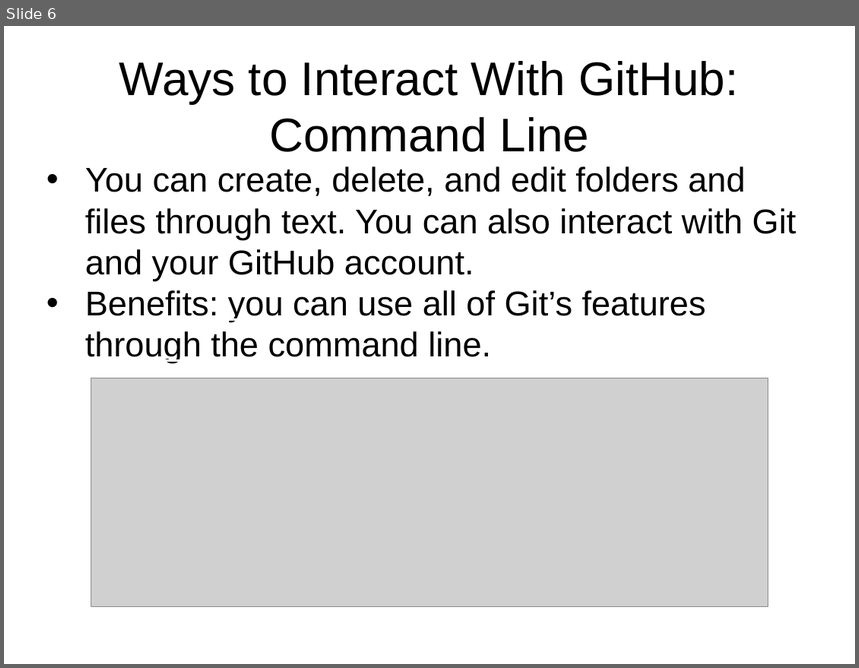
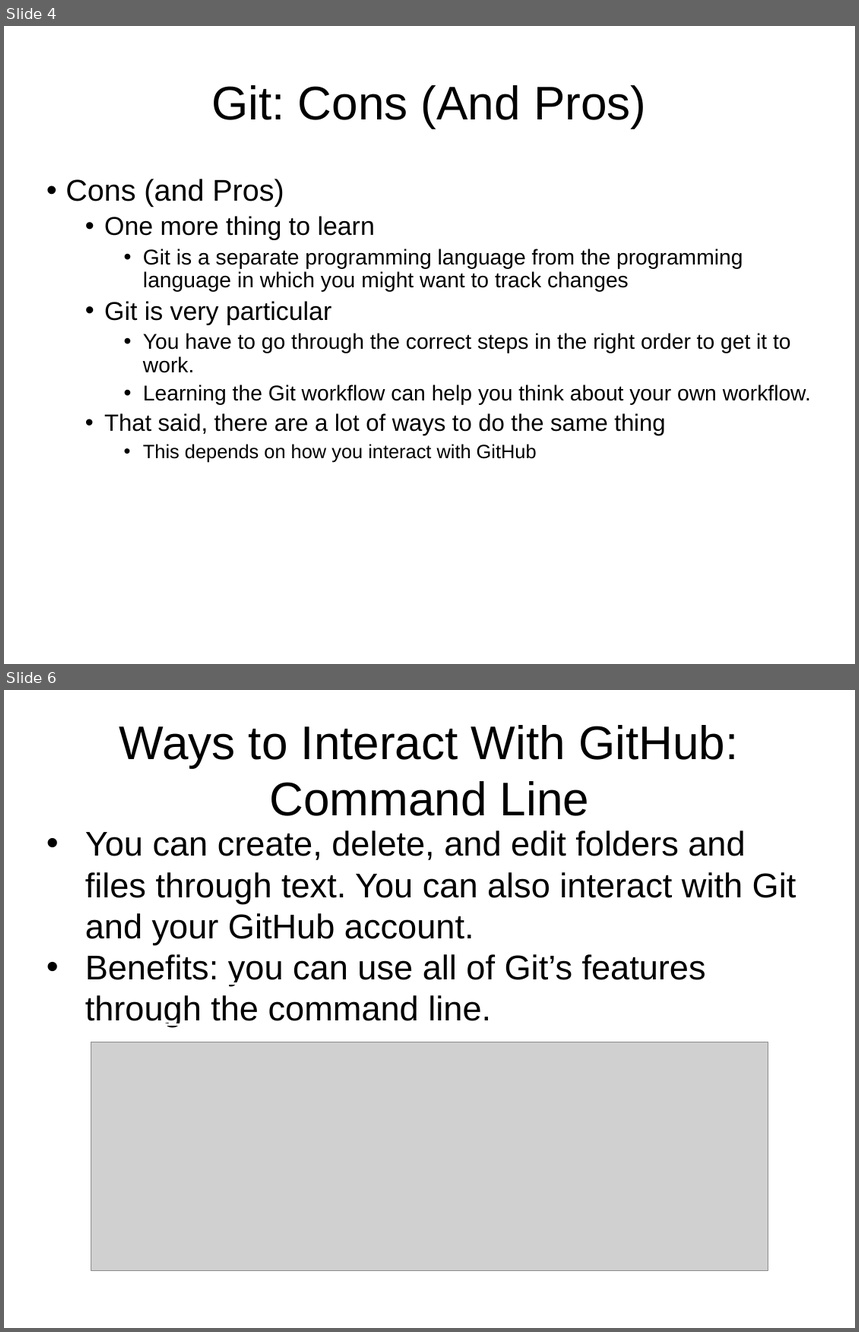
Before and after one commit to jamesclarence/github_presentation, a slide deck: github_demo_11082016.pptx. Shown one above the other, each under a label of ours: slide 6 before the commit, slides 4 and 6 after it; the slides between them are not shown. The pictures are 859x668 and 859x1332 pixels, drawn with LibreOffice and Linux fonts; fonts in the diff are those of the drawing; grey boxes stand for pictures. Boxes give left, top, right and bottom in pixels: in the first picture for what was removed or moved away, otherwise in the second. Text is boxed around its words. In the diff, an @@ line names an element or a change of style, - is before the commit and + after.

```diff
--- a/github_demo_11082016.pptx
+++ b/github_demo_11082016.pptx
@@ slide 4 added at (x1=4, y1=26, x2=855, y2=664), background #FFFFFF @@
@@ title added at (x1=211, y1=85, x2=646, y2=129), 44 pt, text #000000 @@
+Git: Cons (And Pros)
@@ text added at (x1=66, y1=179, x2=811, y2=463), 20 pt, text #000000 @@
+• Cons (and Pros)
+  • One more thing to learn
+    • Git is a separate programming language from the programming language in which you might want to track changes
+  • Git is very particular
+    • You have to go through the correct steps in the right order to get it to work.
+    • Learning the Git workflow can help you think about your own workflow.
+  • That said, there are a lot of ways to do the same thing
+    • This depends on how you interact with GitHub
```
Also in this commit, not shown: 5 slides changed, 4 other slides added, 3 other files.
